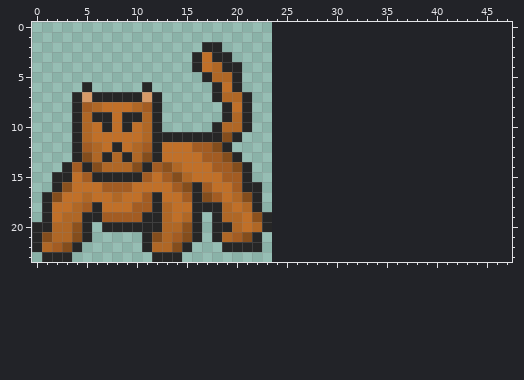
Two versions of one pixel-art sprite, Alpha30/Alpha30Bonus/orig24/female_lion.png. Above is the file before it was changed.
The file is 24x24 pixels. The old version is drawn lined up with the new one, on the new canvas.
New version:
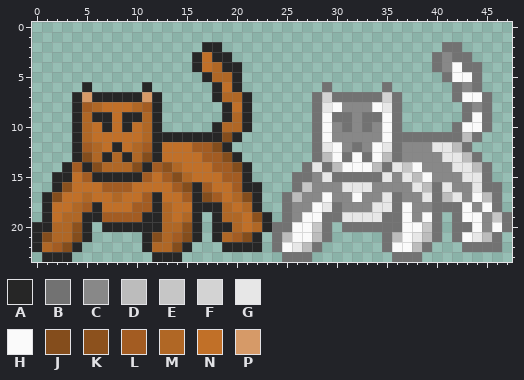
Palette (. is transparent): A #262626  B #727272  C #888888  D #bcbcbc  E #c6c6c6  F #d3d3d3  G #e7e7e7  H #fafafa  J #844d1c  K #8c511d  L #a35c22  M #b06725  N #c17028  P #d69a68
What changed:
canvas 24x24 -> 48x24
Colour B now appears in row 2 at x 41 to 42; in row 3 at x 40 and 42 to 43; in row 4 at x 40 and 43 to 44; in row 5 at x 41 and 44; in row 6 at x 29, 35, 42 and 44; in row 7 at x 28, 30 to 34, 36, 42 and 45.
Colour B now appears in row 8 at x 28, 36, 43 and 45; in row 9 at x 28, 30 to 31, 33 to 34, 36, 43 and 45; in row 10 at x 28, 31, 33, 36, 42 and 45; in row 11 at x 28, 36 to 42 and 44; in row 12 at x 28, 32, 36 and 43; in row 13 at x 28, 31, 33, 36 and 44.
Colour B now appears in row 14 at x 27, 29, 35 and 45; in row 15 at x 26 to 27, 30 to 34 and 45; in row 16 at x 26, 40 and 45 to 46; in row 17 at x 25, 36, 40 and 46; in row 18 at x 25, 30, 36, 40 to 42 and 46; in row 19 at x 25, 29 to 30, 35 to 36, 40, 42 and 47.
Colour B now appears in row 20 at x 24 to 25, 29, 31 to 36, 40, 42 to 43 and 47; in row 21 at x 24, 29, 35, 40, 42 and 46; in row 22 at x 24, 28, 35, 39 and 43 to 46; in row 23 at x 25 to 27 and 36 to 38.
Colour C now appears in rows 3 to 4 at x 41; in row 6 at x 43; in row 8 at x 31 to 33 and 44; in row 9 at x 32; in row 10 at x 30, 32 and 34; in row 11 at x 30 to 34.
Colour C now appears in row 12 at x 31, 33 and 37 to 39; in row 13 at x 37 to 40; in row 14 at x 39 to 41; in row 15 at x 28, 36 and 40 to 42; in row 16 at x 28 to 30, 34 to 37 and 42 to 43; in row 17 at x 27 to 28, 30 to 31, 33 to 34, 37 to 38 and 43.
Colour C now appears in row 18 at x 26 to 27, 31 to 33, 38 to 39 and 44; in row 19 at x 26, 38 and 45; in row 20 at x 45.
Colour D now appears in row 11 at x 43; in row 12 at x 42; in row 13 at x 29, 35 and 43; in row 14 at x 30, 34 and 44; in row 15 at x 38; in row 16 at x 39.
Colour D now appears in row 17 at x 26, 41 and 45; in row 21 at x 25, 28, 36, 39 and 45; in row 22 at x 27 and 38.
Colour E now appears in row 14 at x 37; in row 16 at x 27; in row 19 at x 46; in row 20 at x 28 and 39.
Colour F now appears in row 7 at x 29 and 35.
Colour G now appears in row 8 at x 29 and 35; in row 12 at x 29, 35 and 40 to 41; in row 13 at x 41 to 42; in row 14 at x 28, 36 and 42 to 43; in row 15 at x 29, 35, 37 and 43 to 44; in row 16 at x 31 to 33, 38, 41 and 44.
Colour G now appears in row 17 at x 35, 39 and 42; in row 18 at x 29 and 34 to 35; in row 19 at x 31 to 34; in row 21 at x 38 and 44; in row 22 at x 26.
Colour H now appears in row 4 at x 42; in row 5 at x 42 to 43; in row 7 at x 43 to 44; in row 8 at x 30 and 34; in row 9 at x 29, 35 and 44; in row 10 at x 29, 35 and 43 to 44.
Colour H now appears in row 11 at x 29 and 35; in row 12 at x 30 and 34; in row 13 at x 30, 32 and 34; in row 14 at x 31 to 33 and 38; in row 15 at x 39; in row 17 at x 29, 32 and 44.
Colour H now appears in row 18 at x 28, 37, 43 and 45; in row 19 at x 27 to 28, 37, 39 and 43 to 44; in row 20 at x 26 to 27, 37 to 38, 44 and 46; in row 21 at x 26 to 27, 37 and 43; in row 22 at x 25 and 36 to 37.
Where, in picture pixels (left, top, right, bottom), the same in both pictures:
added: (272, 42, 512, 262)
